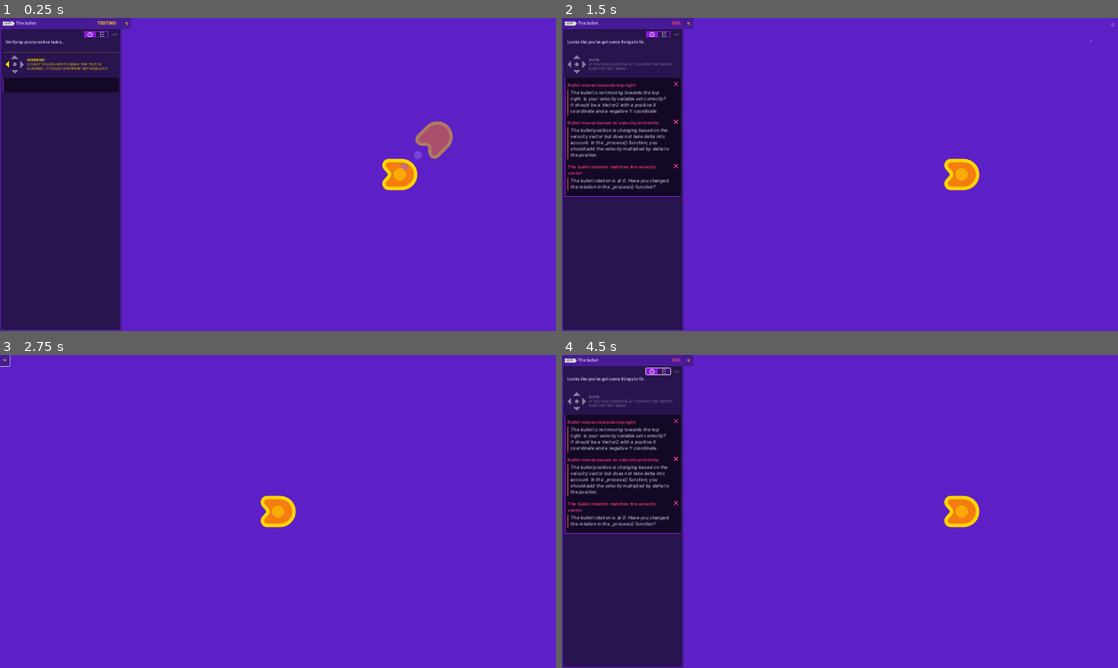
Above: before the commit, frames 1-4 (two rows, left to right).
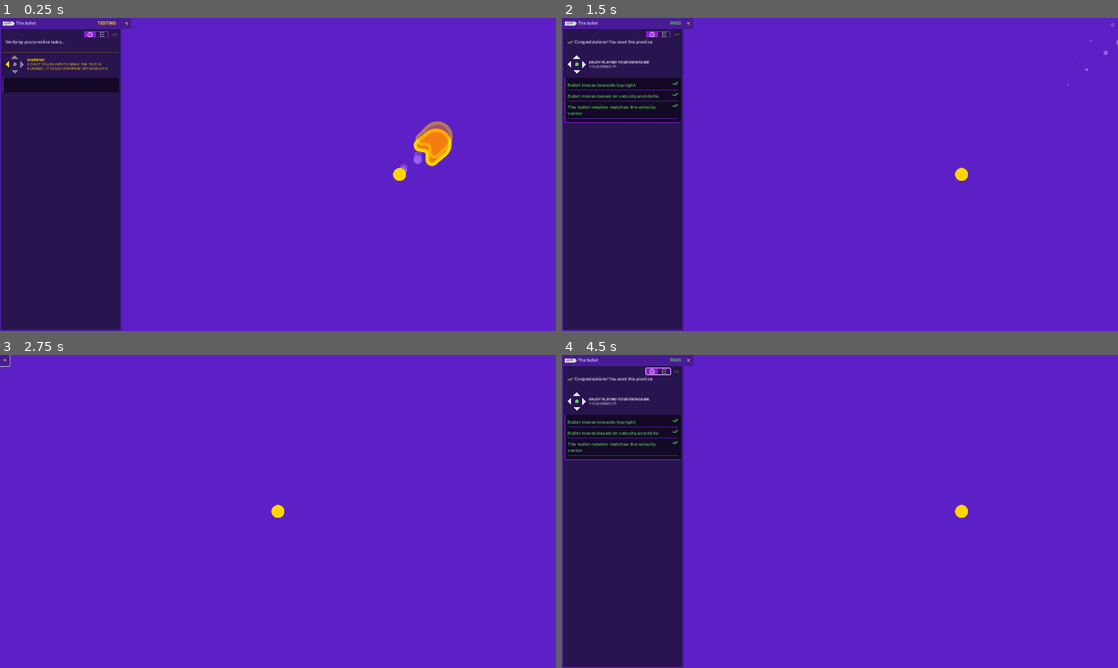
Above: after the commit, the same moments.

Repository: 0Nott/2d-GameDev-Course
Game: Godot game, scene res://practices/L2.P1.bullet/bullet.tscn
The game is run twice, just before and just after one commit, with the same random seed, the same clock (stepped at 60 frames per second) and the same inputs. Before the commit the project has no main scene; this scene is started directly in both runs.
Inputs (mouse positions are in pixels of both pictures, inside the frame that each line leads up to):
- Up to frame 1 (0.25 s): no input
- Up to frame 2 (1.5 s): hold D (move_right, bound only after the commit) 0.53-1.28 s; hold S (move_down, bound only after the commit) from 1.28 s (still down)
- Up to frame 3 (2.75 s): release S (move_down, bound only after the commit) at 2 s; click (127, 361) at 2 s
- Up to frame 4 (4.5 s): tap Enter at 2.75 s; hold D (move_right, bound only after the commit) 2.78-3.5 s; click (656, 370) at 3.5 s; tap Space at 4.25 s; hold W (move_up, bound only after the commit) from 4.28 s (still down)

The runs differ from the first frame. In frame 1, 1.1% of the frame differs, in the area x 68-82%, y 35-56%; in frame 2, 6.7%, in the area x 0-100%, y 1-58%; in frame 3, 0.6%; in frame 4, 6.6%.

Commit message:
unfinished M4L3
not finished

Diff:
--- a/04.to_space_and_beyond_workbook/lessons/ship.gd
+++ b/04.to_space_and_beyond_workbook/lessons/ship.gd
@@ -1,13 +1,14 @@
 extends Sprite2D
 
+var max_speed := 600.0
+var velocity := Vector2(0, 0)
+# Called when the node enters the scene tree for the first time.
+func _process(delta: float) -> void:
+	var direction := Vector2(0, 0)
 
-# Called when the node enters the scene tree for the first time.
-func _ready():
-	pass # Replace with function body.
+	direction.x = Input.get_axis("move_left", "move_right")
+	direction.y = Input.get_axis("move_up", "move_down")
 
-var velocity := Vector2(500, 0)
-
-# Called every frame. 'delta' is the elapsed time since the previous frame.
-func _process(delta: float) -> void:
+	velocity = direction * max_speed
 	position += velocity * delta
 	rotation = velocity.angle()
--- a/04.to_space_and_beyond_workbook/practices/L2.P1.bullet/bullet.gd
+++ b/04.to_space_and_beyond_workbook/practices/L2.P1.bullet/bullet.gd
@@ -1,9 +1,10 @@
 extends Sprite2D
 
 # Change the bullet's velocity to move towards the top right.
-var velocity := Vector2(500, 0)
+var velocity := Vector2(480, -400)
 
 # Complete the process function to make the bullet move based on the velocity
 # vector. Also, rotate the bullet to match the velocity vector's angle.
 func _process(delta: float) -> void:
-	pass
+	position += velocity * delta
+	rotation = velocity.angle()
--- a/04.to_space_and_beyond_workbook/practices/L2.P1.bullet/bullet.tscn
+++ b/04.to_space_and_beyond_workbook/practices/L2.P1.bullet/bullet.tscn
@@ -1,9 +1,9 @@
-[gd_scene load_steps=8 format=3]
+[gd_scene load_steps=8 format=3 uid="uid://b6bibdw1rh740"]
 
-[ext_resource type="Texture2D" path="res://assets/practice_assets/shape_ship.png" id="1_rwnj6"]
-[ext_resource type="Script" path="res://practices/L2.P1.bullet/bullet.gd" id="2_371po"]
-[ext_resource type="Texture2D" path="res://assets/practice_assets/ellipse_white.png" id="3_q7var"]
-[ext_resource type="Texture2D" path="res://assets/practice_assets/ellipse_yellow.png" id="4_7gjbg"]
+[ext_resource type="Texture2D" uid="uid://d1xp2mgpkkc42" path="res://assets/practice_assets/shape_ship.png" id="1_rwnj6"]
+[ext_resource type="Script" path="res://practices/L2.P1.bullet/bullet.gd" id="2_vlk17"]
+[ext_resource type="Texture2D" uid="uid://bkueifls7csiy" path="res://assets/practice_assets/ellipse_white.png" id="3_q7var"]
+[ext_resource type="Texture2D" uid="uid://ci5b253al1tus" path="res://assets/practice_assets/ellipse_yellow.png" id="4_7gjbg"]
 
 [sub_resource type="Curve" id="Curve_awpf5"]
 _data = [Vector2(0, 0.663194), 0.0, 0.0, 0, 0, Vector2(1, 0), -0.0319997, 0.0, 0, 0]
--- a/04.to_space_and_beyond_workbook/practices/L3.P1.character_input/character_input.tscn
+++ b/04.to_space_and_beyond_workbook/practices/L3.P1.character_input/character_input.tscn
@@ -1,9 +1,9 @@
-[gd_scene load_steps=8 format=3]
+[gd_scene load_steps=8 format=3 uid="uid://dltyg2y1vwdto"]
 
-[ext_resource type="Texture2D" path="res://assets/practice_assets/shape_ship.png" id="1_hyi6f"]
+[ext_resource type="Texture2D" uid="uid://d1xp2mgpkkc42" path="res://assets/practice_assets/shape_ship.png" id="1_hyi6f"]
 [ext_resource type="Script" path="res://practices/L3.P1.character_input/character_input.gd" id="2_3ksb3"]
-[ext_resource type="Texture2D" path="res://assets/practice_assets/ellipse_white.png" id="3_ltupt"]
-[ext_resource type="Texture2D" path="res://assets/practice_assets/ellipse_yellow.png" id="4_uv7b0"]
+[ext_resource type="Texture2D" uid="uid://bkueifls7csiy" path="res://assets/practice_assets/ellipse_white.png" id="3_ltupt"]
+[ext_resource type="Texture2D" uid="uid://ci5b253al1tus" path="res://assets/practice_assets/ellipse_yellow.png" id="4_uv7b0"]
 
 [sub_resource type="Curve" id="Curve_8vjn6"]
 _data = [Vector2(0, 0.663194), 0.0, 0.0, 0, 0, Vector2(1, 0), -0.0319997, 0.0, 0, 0]
--- a/04.to_space_and_beyond_workbook/project.godot
+++ b/04.to_space_and_beyond_workbook/project.godot
@@ -11,6 +11,7 @@
 [application]
 
 config/name="M4. To Space and Beyond (Workbook)"
+run/main_scene="res://lessons/ship.tscn"
 config/features=PackedStringArray("4.2", "Forward Plus")
 config/icon="res://assets/ship.png"
 
@@ -31,6 +32,29 @@
 
 enabled=PackedStringArray("res://addons/gdquest_practice_framework/plugin.cfg")
 
+[input]
+
+move_left={
+"deadzone": 0.5,
+"events": [Object(InputEventKey,"resource_local_to_scene":false,"resource_name":"","device":-1,"window_id":0,"alt_pressed":false,"shift_pressed":false,"ctrl_pressed":false,"meta_pressed":false,"pressed":false,"keycode":0,"physical_keycode":65,"key_label":0,"unicode":97,"echo":false,"script":null)
+]
+}
+move_right={
+"deadzone": 0.5,
+"events": [Object(InputEventKey,"resource_local_to_scene":false,"resource_name":"","device":-1,"window_id":0,"alt_pressed":false,"shift_pressed":false,"ctrl_pressed":false,"meta_pressed":false,"pressed":false,"keycode":0,"physical_keycode":68,"key_label":0,"unicode":100,"echo":false,"script":null)
+]
+}
+move_up={
+"deadzone": 0.5,
+"events": [Object(InputEventKey,"resource_local_to_scene":false,"resource_name":"","device":-1,"window_id":0,"alt_pressed":false,"shift_pressed":false,"ctrl_pressed":false,"meta_pressed":false,"pressed":false,"keycode":0,"physical_keycode":87,"key_label":0,"unicode":119,"echo":false,"script":null)
+]
+}
+move_down={
+"deadzone": 0.5,
+"events": [Object(InputEventKey,"resource_local_to_scene":false,"resource_name":"","device":-1,"window_id":0,"alt_pressed":false,"shift_pressed":false,"ctrl_pressed":false,"meta_pressed":false,"pressed":false,"keycode":0,"physical_keycode":83,"key_label":0,"unicode":115,"echo":false,"script":null)
+]
+}
+
 [rendering]
 
 renderer/rendering_method="gl_compatibility"
Not shown: 1 places in 04.to_space_and_beyond_workbook/practices/L2.P1.bullet/bullet.tscn that only renumber resources
